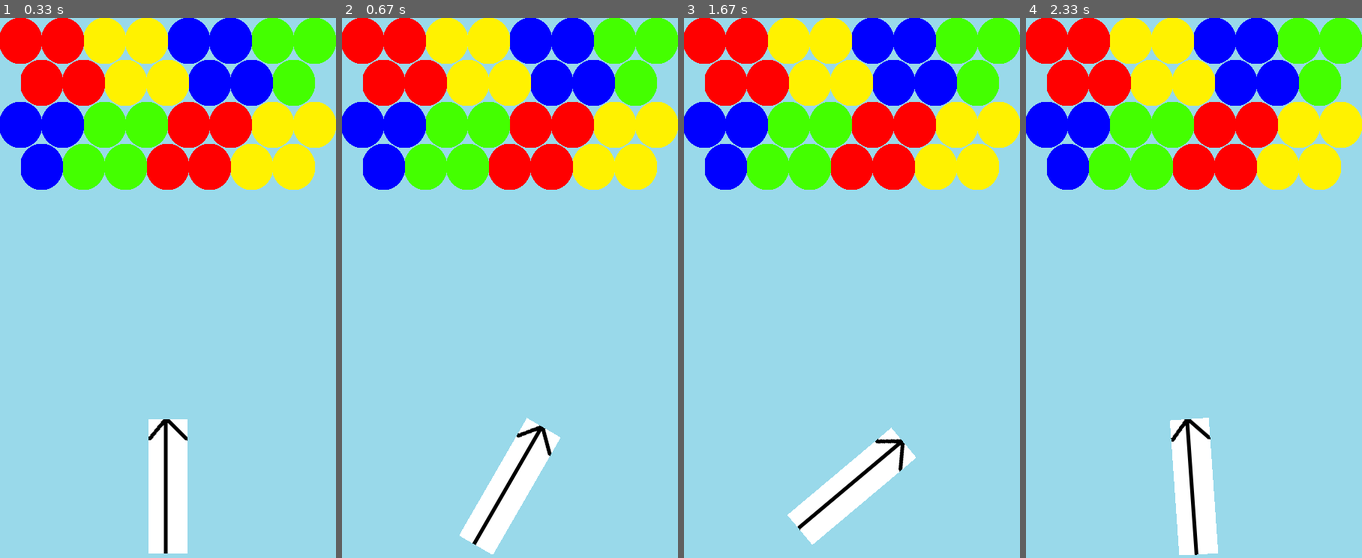
Above: before the commit, frames 1-4 (left to right).
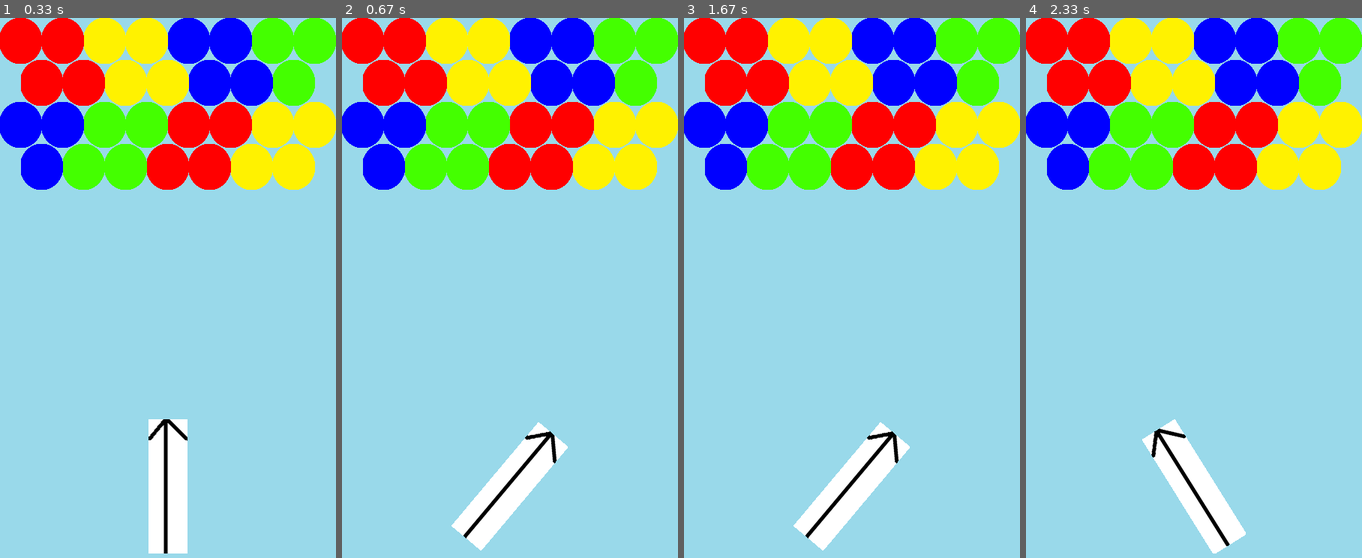
Above: after the commit, the same moments.

Repository: baehunsang/Python_ex
Game: pygame game, started from pygame/frame.py
Two runs of this game, one before a commit and one after it. Both use one fixed random seed, a clock stepped at 60 frames per second and the inputs below.
Inputs:
- Up to frame 1 (0.33 s): no input
- Up to frame 2 (0.67 s): hold Right from 0.33 s (still down)
- Up to frame 3 (1.67 s): release Right at 0.8 s; hold Right 0.83-1.3 s; hold Left from 1.33 s (still down)
- Up to frame 4 (2.33 s): release Left at 1.87 s; hold Left 1.9-2.3 s

Frame 1 is identical in both runs. In frame 2, 1.6% of the frame differs, in the area x 32-68%, y 74-100%; in frame 3, 1.6%; in frame 4, 2.7%, in the area x 34-66%, y 74-100%.

Commit message:
8. Optimize rotating pointer

Diff:
--- a/pygame/frame.py
+++ b/pygame/frame.py
@@ -7,7 +7,7 @@
 BUBBLE_HEIGHT = 62
 SCREEN_WIDTH = 448
 SCREEN_HEIGHT = 720
-ANGLE_SPEED = 1.5
+ANGLE_SPEED = 2.0
 MAX_RIGHT_ANGLE = 10
 MAX_LEFT_ANGLE = 170
 POINTER_POSITION = (SCREEN_WIDTH // 2, 624)
@@ -54,22 +54,26 @@
         self.image = image
         self.rect = image.get_rect(center=POINTER_POSITION)
         self.angle = 90
-        self.difference_of_angle = 0
-
-    def increase_difference_of_angle(self):
-        self.difference_of_angle += ANGLE_SPEED
-
-    def decrease_difference_of_angle(self):
-        self.difference_of_angle -= ANGLE_SPEED
-
-    def stop_change_angle(self):
-        self.difference_of_angle = 0
+        self.left_difference_of_angle = 0
+        self.right_difference_of_angle = 0
+
+    def move_left_direction(self):
+        self.left_difference_of_angle += ANGLE_SPEED
+
+    def move_right_direction(self):
+        self.right_difference_of_angle -= ANGLE_SPEED
+
+    def stop_left_direction(self):
+        self.left_difference_of_angle = 0
+
+    def stop_right_direction(self):
+        self.right_difference_of_angle = 0
 
     def draw(self, screen):
         screen.blit(self.image, self.rect)
 
     def rotate(self):
-        self.angle += self.difference_of_angle
+        self.angle = self.angle + self.right_difference_of_angle + self.left_difference_of_angle
         if self.angle <= MAX_RIGHT_ANGLE:
             self.angle = MAX_RIGHT_ANGLE
 
@@ -197,14 +201,17 @@
 
             if event.type == pygame.KEYDOWN:
                 if event.key == pygame.K_LEFT:
-                    self.pointer.increase_difference_of_angle()
+                    self.pointer.move_left_direction()
 
                 elif event.key == pygame.K_RIGHT:
-                    self.pointer.decrease_difference_of_angle()
+                    self.pointer.move_right_direction()
 
             elif event.type ==pygame.KEYUP:
-                if event.key == pygame.K_LEFT or event.key == pygame.K_RIGHT:
-                    self.pointer.stop_change_angle()
+                if event.key == pygame.K_LEFT:
+                    self.pointer.stop_left_direction()
+
+                if event.key == pygame.K_RIGHT:
+                    self.pointer.stop_right_direction()
 
 
 
